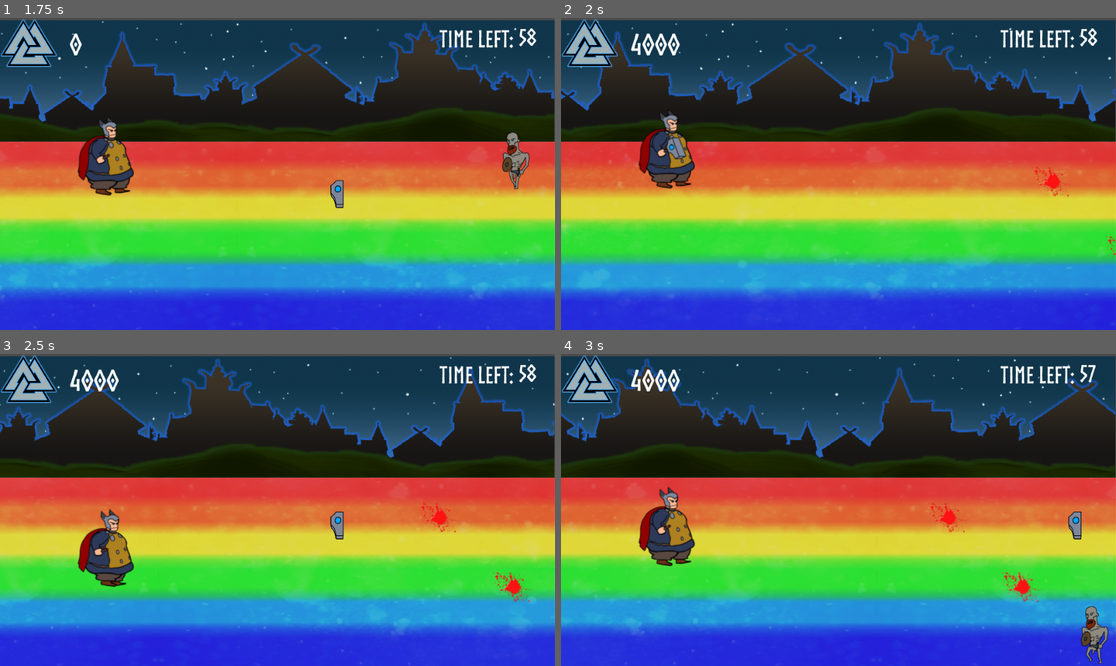
Above: before the commit, frames 1-4 (two rows, left to right).
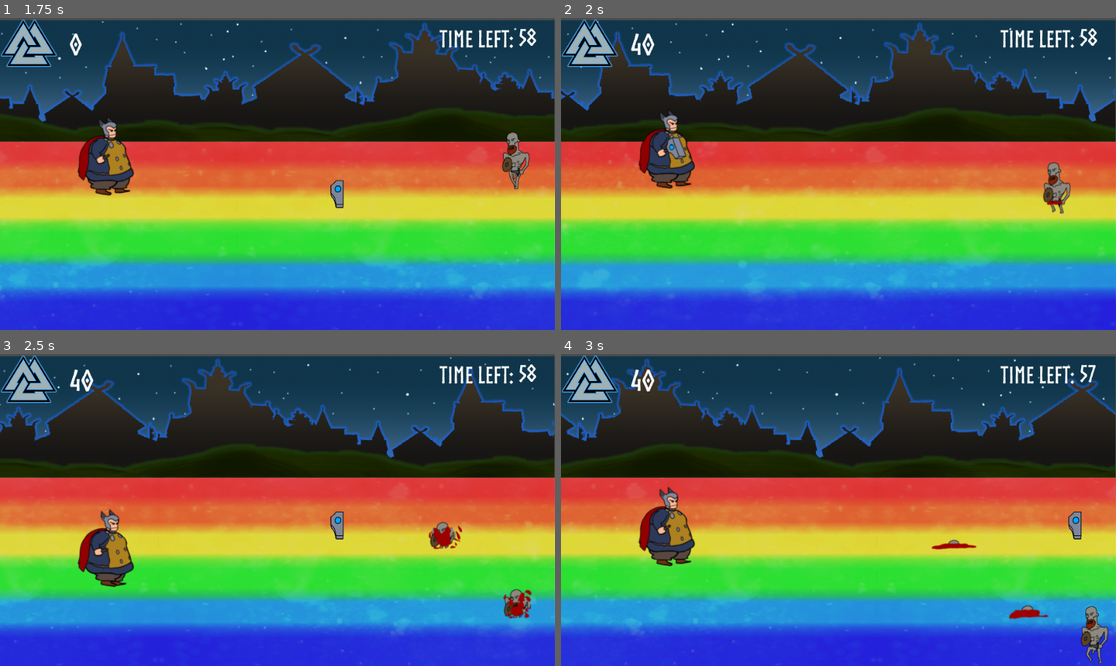
Above: after the commit, the same moments.

Repository: AtharvVohra/Ragnaromp
Game: Godot game, scene res://Title.tscn
The game is run twice, just before and just after one commit, with the same random seed, the same clock (stepped at 60 frames per second) and the same inputs. The project has no main scene, so this scene is started directly.
Inputs:
- Up to frame 1 (1.75 s): click "ROMP!" at 0.5 s; hold Up (ui_up) from 1.28 s (still down); tap Space (ui_select) at 1.52 s
- Up to frame 2 (2 s): keep holding Up (ui_up)
- Up to frame 3 (2.5 s): release Up (ui_up) at 2.03 s; hold Down (ui_down) from 2.03 s (still down); tap Space (ui_select) at 2.27 s
- Up to frame 4 (3 s): release Down (ui_down) at 2.78 s; hold Up (ui_up) from 2.78 s (still down)

Frame 1 is identical in both runs. In frame 2, 0.8% of the frame differs, in the area x 16-100%, y 4-77%; in frame 3, 1.2%, in the area x 16-96%, y 4-85%; in frame 4, 0.9%.

Commit message:
added new sprite changes

Diff:
--- a/Draugr.gd
+++ b/Draugr.gd
@@ -31,8 +31,9 @@
 		get_node("CollisionShape2D").disabled = true
 		$AnimationPlayer.stop()
 		$Sprite.hide()
+		$BloodAnim.play("DEADDRAUGR")
 		$Blood.show()
-		globals.playerHonor += 2000
+		globals.playerHonor += 20
 		updateHonor()
 		var pick = randi()%4
 		if(pick == 0):
@@ -49,7 +50,7 @@
 	if(isReached() && !get_node("CollisionShape2D").disabled):
 		# decrease honor
 		# play people screaming sound effect
-		globals.playerHonor -= 1000
+		globals.playerHonor -= 10
 		updateHonor()
 		var pick = randi()%6
 		if(pick == 0):
--- a/Draugr.tscn
+++ b/Draugr.tscn
@@ -6,7 +6,7 @@
 [ext_resource path="res://assets/soundfx/Honour gained 2.wav" type="AudioStream" id=4]
 [ext_resource path="res://assets/soundfx/Honour gained 3.wav" type="AudioStream" id=5]
 [ext_resource path="res://assets/soundfx/Honour gained 4.wav" type="AudioStream" id=6]
-[ext_resource path="res://assets/blood.png" type="Texture" id=7]
+[ext_resource path="res://assets/enemysprites/draugr death 14 frames.png" type="Texture" id=7]
 [ext_resource path="res://assets/soundfx/Honour Lost 3.wav" type="AudioStream" id=8]
 [ext_resource path="res://assets/soundfx/Honour Lost 4.wav" type="AudioStream" id=9]
 [ext_resource path="res://assets/soundfx/Honour Lost 5.wav" type="AudioStream" id=10]
@@ -39,7 +39,26 @@
 "values": [ 0, 1, 2, 3, 4, 5, 6 ]
 }
 
-[node name="Draugr" type="KinematicBody2D"]
+[sub_resource type="Animation" id=3]
+
+resource_name = "DEADDRAUGR"
+length = 1.3
+loop = false
+step = 0.1
+tracks/0/type = "value"
+tracks/0/path = NodePath("Blood:frame")
+tracks/0/interp = 1
+tracks/0/loop_wrap = true
+tracks/0/imported = false
+tracks/0/enabled = true
+tracks/0/keys = {
+"times": PoolRealArray( 0, 0.1, 0.2, 0.3, 0.4, 0.5, 0.6, 0.7, 0.8, 0.9, 1, 1.1, 1.2, 1.3 ),
+"transitions": PoolRealArray( 1, 1, 1, 1, 1, 1, 1, 1, 1, 1, 1, 1, 1, 1 ),
+"update": 1,
+"values": [ 0, 1, 2, 3, 4, 5, 6, 7, 8, 9, 10, 11, 12, 13 ]
+}
+
+[node name="Draugr" type="KinematicBody2D" index="0"]
 
 input_pickable = false
 collision_layer = 1
@@ -108,10 +127,13 @@
 
 [node name="Blood" type="Sprite" parent="." index="7"]
 
+visible = false
 position = Vector2( 6.82744, 42.4277 )
 z_index = -1
 texture = ExtResource( 7 )
-_sections_unfolded = [ "Z Index" ]
+hframes = 14
+frame = 13
+_sections_unfolded = [ "Animation", "Visibility", "Z Index" ]
 
 [node name="HonorLost1" type="AudioStreamPlayer" parent="." index="8"]
 
@@ -166,3 +188,13 @@
 autoplay = false
 mix_target = 0
 bus = "Master"
+
+[node name="BloodAnim" type="AnimationPlayer" parent="." index="14"]
+
+root_node = NodePath("..")
+autoplay = ""
+playback_process_mode = 1
+playback_default_blend_time = 0.0
+playback_speed = 1.0
+anims/DEADDRAUGR = SubResource( 3 )
+blend_times = [  ]
--- a/IceGiant.gd
+++ b/IceGiant.gd
@@ -31,8 +31,9 @@
 		get_node("CollisionShape2D").disabled = true
 		$AnimationPlayer.stop()
 		$Sprite.hide()
+		$BloodAnim.play("DEADGIANT")
 		$Blood.show()
-		globals.playerHonor += 6000
+		globals.playerHonor += 60
 		updateHonor()
 		var pick = randi()%2
 		if(pick == 0):
@@ -44,7 +45,7 @@
 	if(isReached() && !get_node("CollisionShape2D").disabled):
 		# decrease honor
 		# play people screaming sound effect
-		globals.playerHonor -= 3000
+		globals.playerHonor -= 30
 		updateHonor()
 		var pick = randi()%2
 		if(pick == 0):
--- a/IceGiant.tscn
+++ b/IceGiant.tscn
@@ -1,8 +1,8 @@
-[gd_scene load_steps=10 format=2]
+[gd_scene load_steps=11 format=2]
 
 [ext_resource path="res://IceGiant.gd" type="Script" id=1]
 [ext_resource path="res://assets/enemysprites/giant.png" type="Texture" id=2]
-[ext_resource path="res://assets/blood.png" type="Texture" id=3]
+[ext_resource path="res://assets/enemysprites/giant death 14 frames.png" type="Texture" id=3]
 [ext_resource path="res://assets/soundfx/Honour gained 5.wav" type="AudioStream" id=4]
 [ext_resource path="res://assets/soundfx/Honour gained 6.wav" type="AudioStream" id=5]
 [ext_resource path="res://assets/soundfx/Honour Lost 1.wav" type="AudioStream" id=6]
@@ -33,6 +33,25 @@
 "values": [ 0, 1, 2, 3, 4, 5, 6 ]
 }
 
+[sub_resource type="Animation" id=3]
+
+resource_name = "DEADGIANT"
+length = 1.3
+loop = false
+step = 0.1
+tracks/0/type = "value"
+tracks/0/path = NodePath("Blood:frame")
+tracks/0/interp = 1
+tracks/0/loop_wrap = true
+tracks/0/imported = false
+tracks/0/enabled = true
+tracks/0/keys = {
+"times": PoolRealArray( 0, 0.1, 0.2, 0.3, 0.4, 0.5, 0.6, 0.7, 0.8, 0.9, 1, 1.1, 1.2, 1.3 ),
+"transitions": PoolRealArray( 1, 1, 1, 1, 1, 1, 1, 1, 1, 1, 1, 1, 1, 1 ),
+"update": 1,
+"values": [ 0, 1, 2, 3, 4, 5, 6, 7, 8, 9, 10, 11, 12, 13 ]
+}
+
 [node name="IceGiant" type="KinematicBody2D"]
 
 input_pickable = false
@@ -46,7 +65,7 @@
 position = Vector2( -0.59874, -17.9621 )
 texture = ExtResource( 2 )
 hframes = 7
-frame = 3
+frame = 6
 _sections_unfolded = [ "Animation", "Offset", "Z Index" ]
 
 [node name="CollisionShape2D" type="CollisionShape2D" parent="." index="1"]
@@ -66,10 +85,13 @@
 
 [node name="Blood" type="Sprite" parent="." index="3"]
 
+visible = false
 position = Vector2( 12.8226, 35.2111 )
 z_index = -1
 texture = ExtResource( 3 )
-_sections_unfolded = [ "Z Index" ]
+hframes = 14
+frame = 13
+_sections_unfolded = [ "Animation", "Z Index" ]
 
 [node name="HonorGain1" type="AudioStreamPlayer" parent="." index="4"]
 
@@ -106,3 +128,13 @@
 autoplay = false
 mix_target = 0
 bus = "Master"
+
+[node name="BloodAnim" type="AnimationPlayer" parent="." index="8"]
+
+root_node = NodePath("..")
+autoplay = ""
+playback_process_mode = 1
+playback_default_blend_time = 0.0
+playback_speed = 1.0
+anims/DEADGIANT = SubResource( 3 )
+blend_times = [  ]
--- a/Level.tscn
+++ b/Level.tscn
@@ -135,7 +135,7 @@
 font_data = ExtResource( 3 )
 _sections_unfolded = [ "Font", "Settings" ]
 
-[node name="Level" type="Node2D" index="0"]
+[node name="Level" type="Node2D"]
 
 script = ExtResource( 1 )
 
--- a/Player.tscn
+++ b/Player.tscn
@@ -48,7 +48,7 @@
 "values": [ 0, 1, 2, 3, 4, 5, 6 ]
 }
 
-[node name="Player" type="StaticBody2D" index="0"]
+[node name="Player" type="StaticBody2D"]
 
 input_pickable = false
 collision_layer = 1
Not shown: 1 places in Draugr.tscn that only renumber resources
